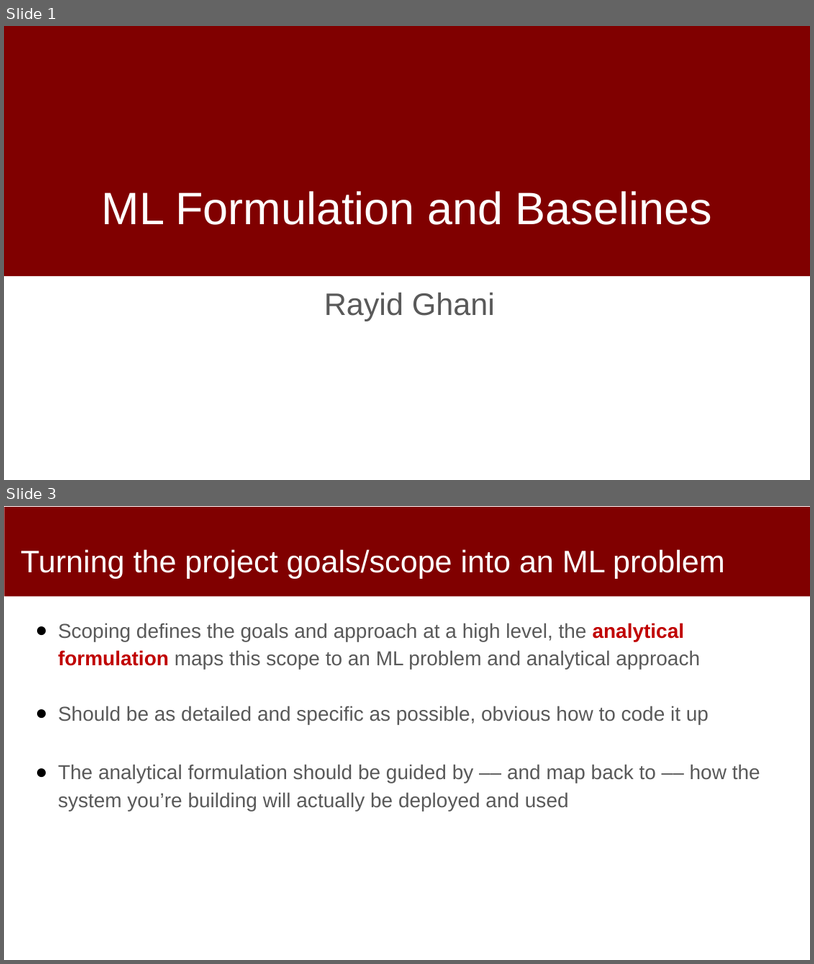
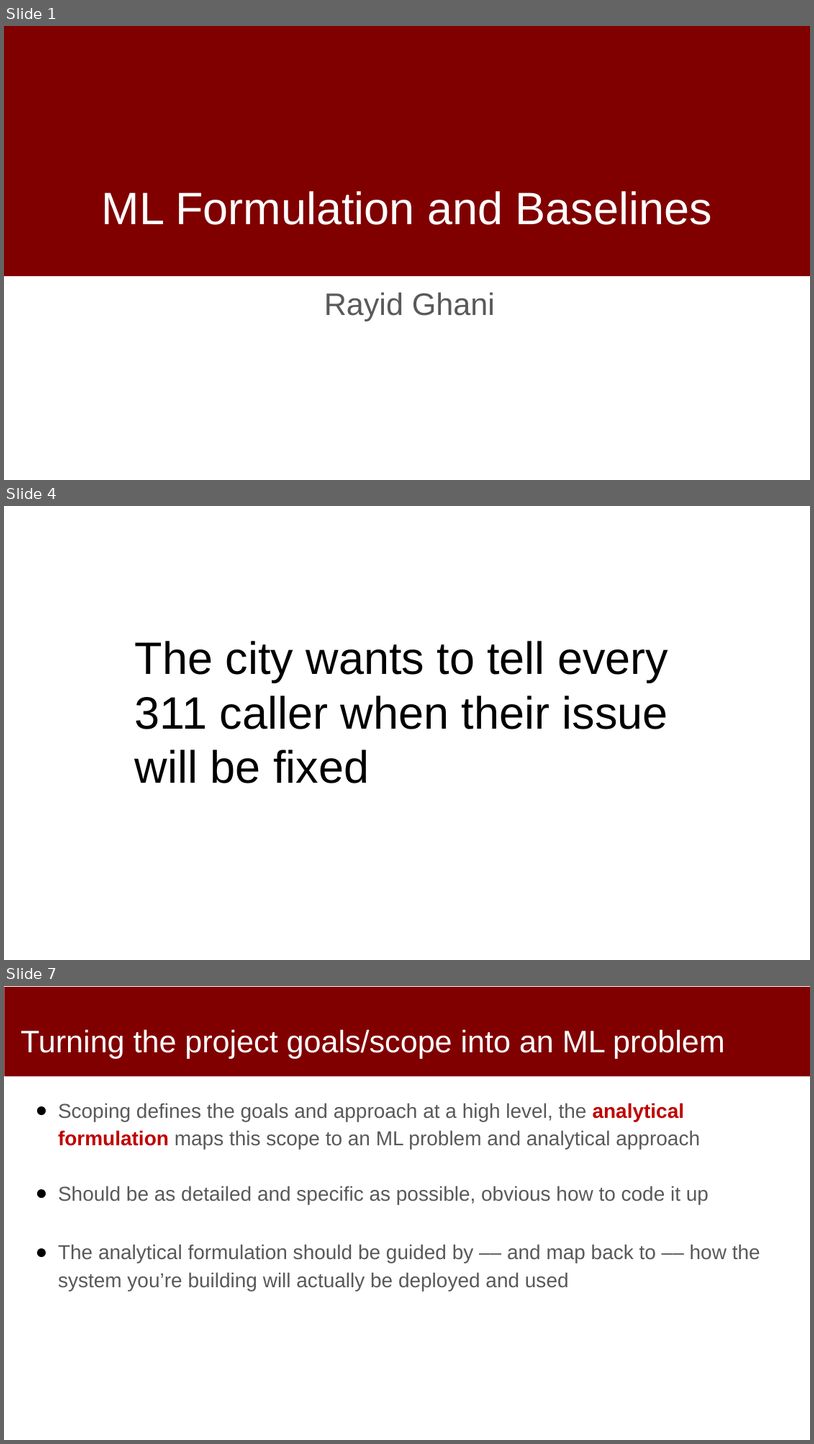
Before and after one commit to dssg/mlforpublicpolicylab, a slide deck: Lectures/07-formulation-and-baselines.pptx. Shown one above the other, each under a label of ours: slides 1 and 3 before the commit, slides 1, 4 and 7 after it; the slides between them are not shown. The pictures are 814x964 and 814x1444 pixels, drawn with LibreOffice and Linux fonts; fonts in the diff are those of the drawing; background and template pictures are left out. Boxes give left, top, right and bottom in pixels: in the first picture for what was removed or moved away, otherwise in the second. Text is boxed around its words. In the diff, an @@ line names an element or a change of style, - is before the commit and + after.

```diff
--- a/Lectures/07-formulation-and-baselines.pptx
+++ b/Lectures/07-formulation-and-baselines.pptx
@@ slide 4 added at [4, 506, 810, 960], background #FFFFFF @@
@@ text added at [135, 641, 669, 783], 54 pt, text #000000 @@
+The city wants to tell every 311 caller when their issue will be fixed
@@ what was slide 3 is now slide 7 @@
```
Also in this commit, not shown: 4 slides changed, 6 other slides added, 3 slides removed, 1 other file.
